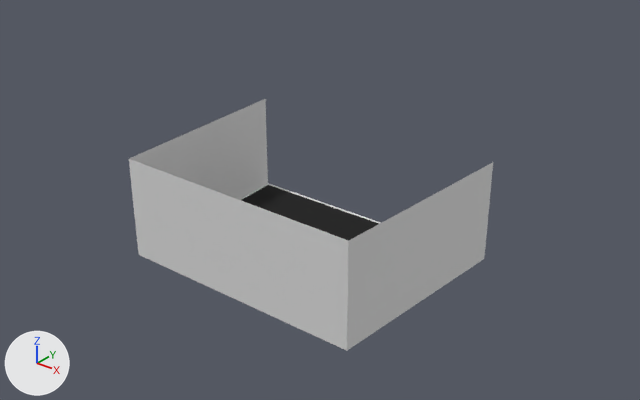
One commit to the glTF model public/models/gym.glb: the scene before it, then after it.
Camera for both pictures: a 50 mm camera at (19.0, -22.9, 16.7) aimed at (0.5, 0.2, 2.4). Arrows for +X, +Y and +Z are at lower left; the lights stay in place. The picture after the commit comes second. Where no turn or scale is listed for an object, it has been applied to the vertices.

Names of what the first picture shows: 'BackWall', 'Floor', 'LeftWall', 'Mat', 'RightWall'.
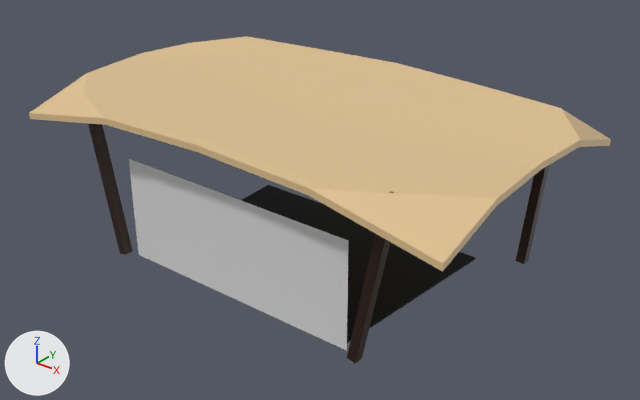
Location of each change, (x1, y1, x2, y2) in pixels of the pictures (640 x 400 px):
'Roof', added (beige)
    after: (29, 36, 611, 272)
'LeftWall', deleted
    before: (347, 162, 493, 350)
'RightWall', deleted
    before: (129, 99, 268, 199)
'Post.BL', added
    after: (347, 191, 394, 364)
'Post.BR', added
    after: (88, 124, 133, 255)
'Post.FL', added (black)
    after: (516, 165, 549, 264)
'Floor', deleted
    before: (238, 183, 381, 224)
'Mat', unchanged, uncovered by the edit
    before: (241, 185, 379, 241)
    after: (241, 185, 475, 343)

The change, as a diff of the scene's bpy script:
```diff
--- a/public/models/gym.glb.py
+++ b/public/models/gym.glb.py
@@ mat_roof @@
+mat_roof = principled_material('Roof')
+mat_roof.base_color = (0.755, 0.539, 0.288)  # beige #e1c292
@@ mat_post @@
+mat_post = principled_material('Post')
+mat_post.base_color = (0.0226, 0.00548, 0.0)  # black #291100
@@ me_cube_010 @@
+me_cube_010.from_pydata(...)  # 42 vertices, 80 faces; spans x -9.0..9.0, y -5.5..5.5, z -1.1..0.1
+me_cube_010.materials.append(mat_roof)  # beige #e1c292
@@ me_cube_005 @@
+me_cube_005.from_pydata([(-0.46, -0.18, -3.05), (0.11, -0.18, 3.08), (-0.46, 0.18, -3.05), (0.11, 0.18, 3.08), (-0.11, -0.18, -3.08), (0.46, -0.18, 3.05), (-0.11, 0.18, -3.08), (0.46, 0.18, 3.05)], [], [(0, 1, 3), (0, 3, 2), (2, 3, 7), (2, 7, 6), (6, 7, 5), (6, 5, 4), (4, 5, 1), (4, 1, 0), (2, 6, 4), (2, 4, 0), (7, 3, 1), (7, 1, 5)])
+me_cube_005.materials.append(mat_post)  # black #291100
@@ me_cube_002 @@
+me_cube_002.from_pydata([(0.78, 0.18, -2.98), (-0.43, 0.18, 3.05), (0.78, -0.18, -2.98), (-0.43, -0.18, 3.05), (0.43, 0.18, -3.05), (-0.78, 0.18, 2.98), (0.43, -0.18, -3.05), (-0.78, -0.18, 2.98)], [], [(0, 1, 3), (0, 3, 2), (2, 3, 7), (2, 7, 6), (6, 7, 5), (6, 5, 4), (4, 5, 1), (4, 1, 0), (2, 6, 4), (2, 4, 0), (7, 3, 1), (7, 1, 5)])
+me_cube_002.materials.append(mat_post)  # black #291100
@@ me_cube @@
+me_cube.from_pydata([(-0.78, -0.18, -2.98), (0.43, -0.18, 3.05), (-0.78, 0.18, -2.98), (0.43, 0.18, 3.05), (-0.43, -0.18, -3.05), (0.78, -0.18, 2.98), (-0.43, 0.18, -3.05), (0.78, 0.18, 2.98)], [], [(0, 1, 3), (0, 3, 2), (2, 3, 7), (2, 7, 6), (6, 7, 5), (6, 5, 4), (4, 5, 1), (4, 1, 0), (2, 6, 4), (2, 4, 0), (7, 3, 1), (7, 1, 5)])
+me_cube.materials.append(mat_post)  # black #291100
@@ ob_floor @@
-ob_floor = bpy.data.objects.new('Floor', me_plane)
-ob_floor.location = (0.0, 0.0, 0.0)
@@ ob_leftwall @@
-ob_leftwall = bpy.data.objects.new('LeftWall', me_plane_004)
-ob_leftwall.location = (5.0, 0.0, 2.0)
@@ ob_rightwall @@
-ob_rightwall = bpy.data.objects.new('RightWall', me_plane_005)
-ob_rightwall.location = (-5.0, 0.0, 2.0)
-ob_rightwall.rotation_euler = (-1.571, 0.0, 1.571)  # degrees (-90, 0, 90)
-ob_rightwall.scale = (-4.0, -2.0, -1.0)
@@ ob_roof @@
+ob_roof = bpy.data.objects.new('Roof', me_cube_010)
+ob_roof.location = (0.0, 0.26, 6.09)
@@ ob_post_fl @@
+ob_post_fl = bpy.data.objects.new('Post.FL', me_cube_005)
+ob_post_fl.location = (6.96, 4.77, 3.05)
@@ ob_post_br @@
+ob_post_br = bpy.data.objects.new('Post.BR', me_cube_002)
+ob_post_br.location = (-6.06, -4.21, 3.05)
@@ ob_post_bl @@
+ob_post_bl = bpy.data.objects.new('Post.BL', me_cube)
+ob_post_bl.location = (6.06, -4.21, 3.05)
```
